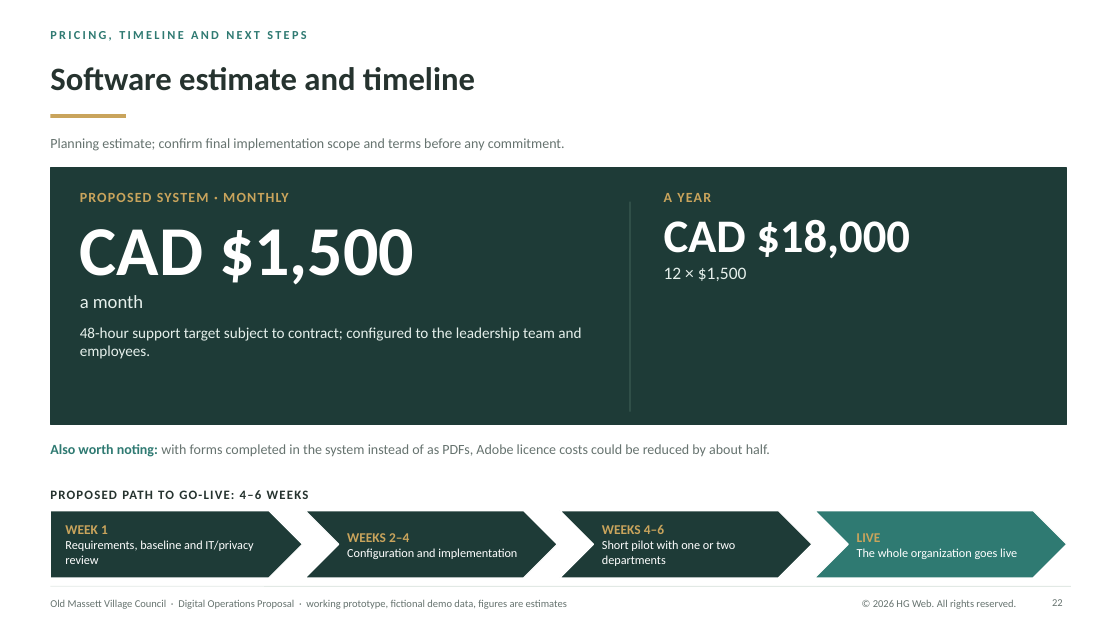
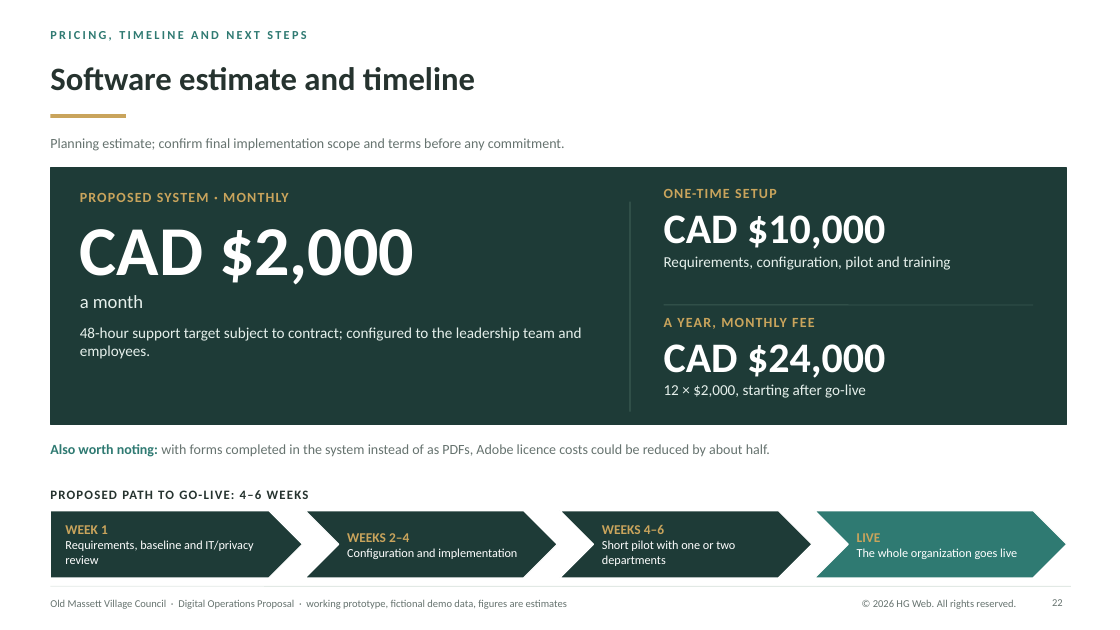
Before and after one commit to AndalibOlee/Portfolio, a slide deck: slide 22 of demo-platform/docs/Old_Massett_Village_Council_Executive_Digital_Operations_Proposal.pptx. Drawn at 1120x630 pixels with LibreOffice and Linux fonts; fonts in the diff are those of the drawing. Boxes give left, top, right and bottom in pixels: in the first picture for what was removed or moved away, otherwise in the second. Text is boxed around its words. In the diff, an @@ line names an element or a change of style, - is before the commit and + after.

```diff
--- a/demo-platform/docs/Old_Massett_Village_Council_Executive_Digital_Operations_Proposal.pptx
+++ b/demo-platform/docs/Old_Massett_Village_Council_Executive_Digital_Operations_Proposal.pptx
@@ text added at <box>664,189,950,270</box>, 13 pt, text #E5EFEB @@
+ONE-TIME SETUP
+CAD $10,000
+Requirements, configuration, pilot and training
@@ text at <box>80,229,414,285</box>: text changed @@
-CAD $1,500
+CAD $2,000
@@ text at <box>664,318,885,398</box>: text changed; size 40 to 13 pt; text colour #FFFFFF to #E5EFEB; bold off @@
-A YEAR
-CAD $18,000
-12 × $1,500
+A YEAR, MONTHLY FEE
+CAD $24,000
+12 × $2,000, starting after go-live
@@ line added from (664, 305) to (1033, 305), #3A5A52 0.75 pt @@
```
Also in this commit, not shown: 5 other files.
